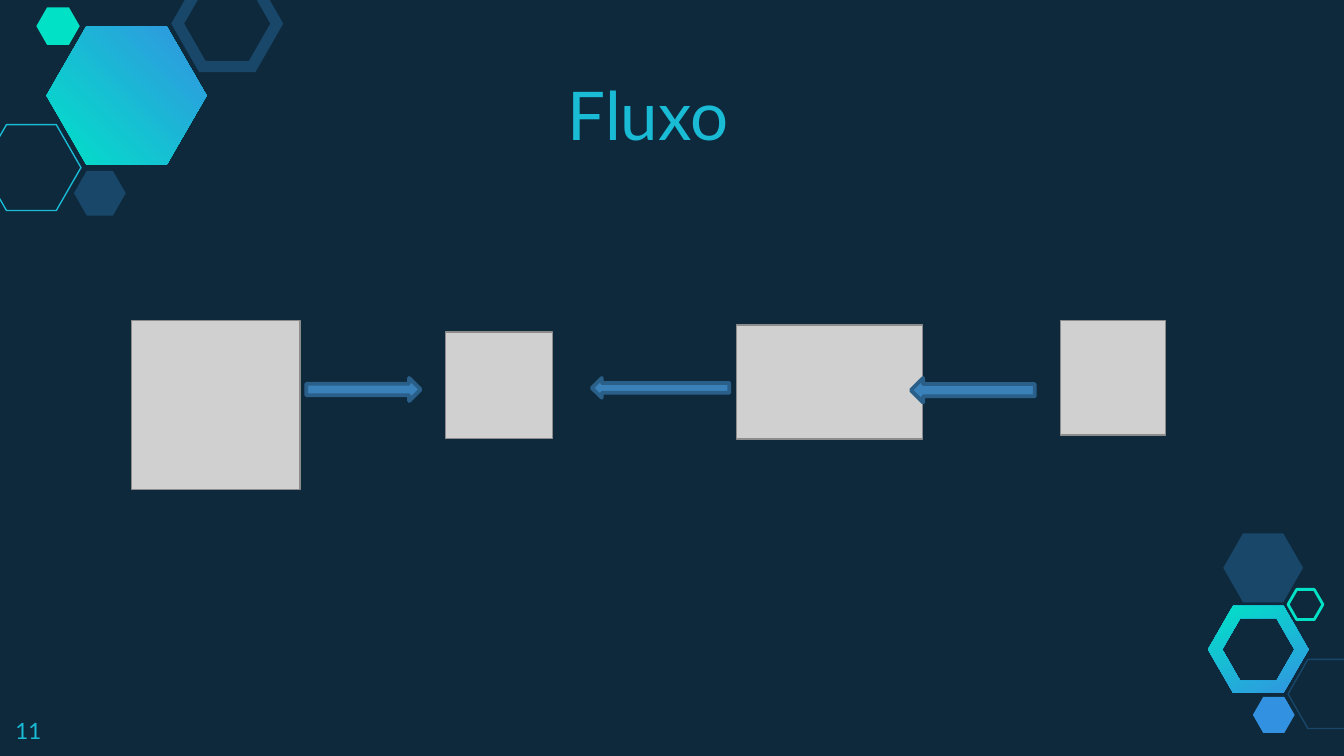
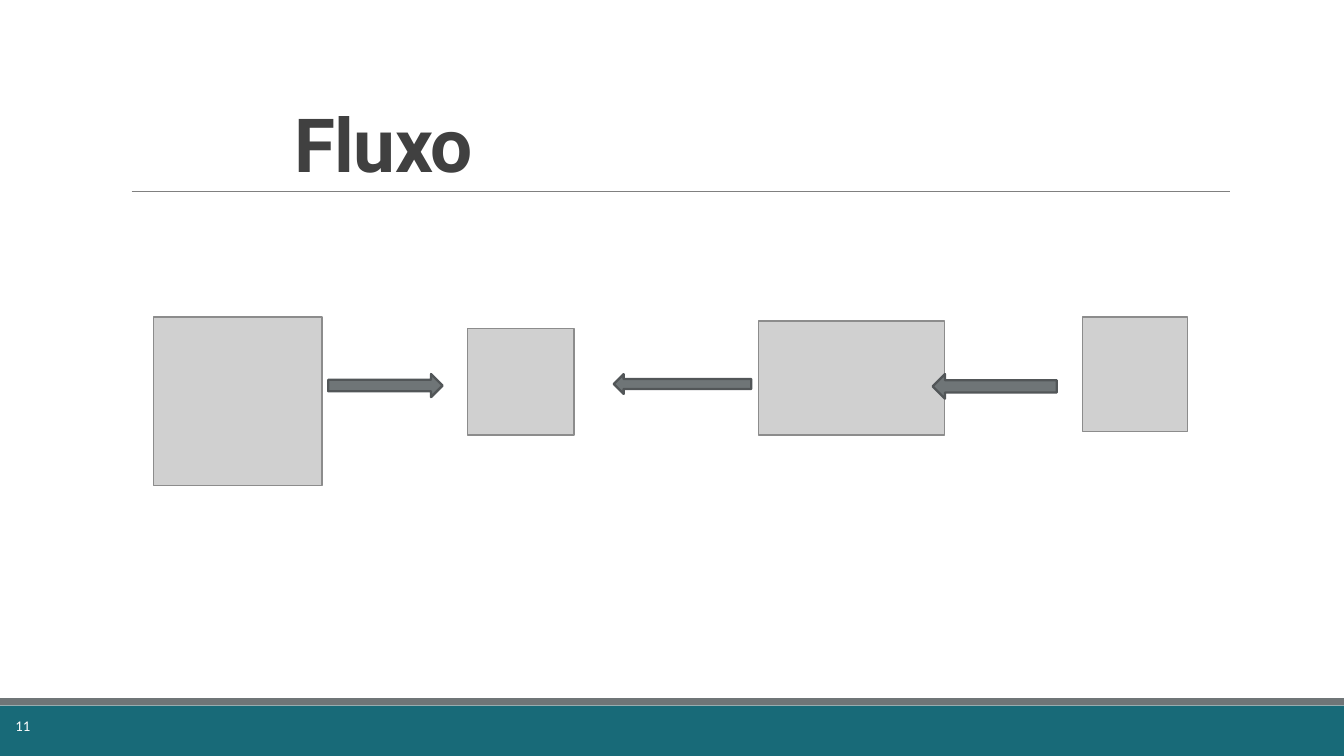
Before and after one commit to fabricioveronez/ImplementandoMetricasHealthcheck, a slide deck: slide 11 of docs/MetricasHealthcheck.pptx. Drawn at 1344x756 pixels with LibreOffice and Linux fonts; fonts in the diff are those of the drawing; grey boxes stand for pictures. Boxes give left, top, right and bottom in pixels: in the first picture for what was removed or moved away, otherwise in the second. Text is boxed around its words. In the diff, an @@ line names an element or a change of style, - is before the commit and + after.

```diff
--- a/docs/MetricasHealthcheck.pptx
+++ b/docs/MetricasHealthcheck.pptx
@@ background #0E293C to #FFFFFF @@
@@ hexagon removed at <box>36,7,79,44</box> @@
@@ freeform shape removed at <box>46,27,206,165</box> @@
@@ hexagon removed at <box>177,0,277,67</box> @@
@@ title "Fluxo": place and size @@
-title "Fluxo" at <box>568,90,729,141</box>
+title "Fluxo" at <box>295,116,473,173</box>
@@ title "Fluxo" at <box>295,116,473,173</box>: size 36 to 40 pt, font Lato to Roboto, text colour #19BBD5 to #404040, letter spacing 0 to -0.4 pt, bold on; alignment centre to left; line spacing 1 to 0.85; vertical alignment top to bottom @@
@@ hexagon removed at <box>0,125,81,211</box> @@
@@ hexagon removed at <box>74,171,126,215</box> @@
@@ line added from (132, 192) to (1230, 192), #808080 0.5 pt @@
@@ fill #3A81BA to #6F7577; outline #2B5F8A 2 pt to #525758 1.25 pt in 3 elements at <box>328,374,442,396</box>, <box>933,374,1056,398</box>, <box>614,374,751,394</box> @@
@@ right arrow: place and size @@
-right arrow at <box>591,378,728,398</box>
+right arrow at <box>614,374,751,394</box>
@@ 4 pictures, 2 right arrows: place and size @@
-4 pictures, 2 right arrows at <box>132,321,1165,489</box>
+4 pictures, 2 right arrows at <box>153,317,1187,485</box>
@@ hexagon removed at <box>1223,534,1302,602</box> @@
@@ hexagon removed at <box>1288,590,1322,621</box> @@
@@ freeform shape removed at <box>1208,606,1309,694</box> @@
@@ hexagon removed at <box>1288,660,1344,728</box> @@
@@ rectangle added at <box>0,706,1344,756</box>, fill #186A78 @@
@@ rectangle added at <box>0,699,1344,706</box>, fill #6F7577 @@
@@ page number at <box>15,721,30,731</box>: size 12 to 7.9 pt, font Lato to Calibri, text colour #19BBD5 to #FFFFFF @@
@@ hexagon removed at <box>1253,696,1294,732</box> @@
```
Also in this commit, not shown: 11 other slides changed, 1 slide removed, 5 other files.
